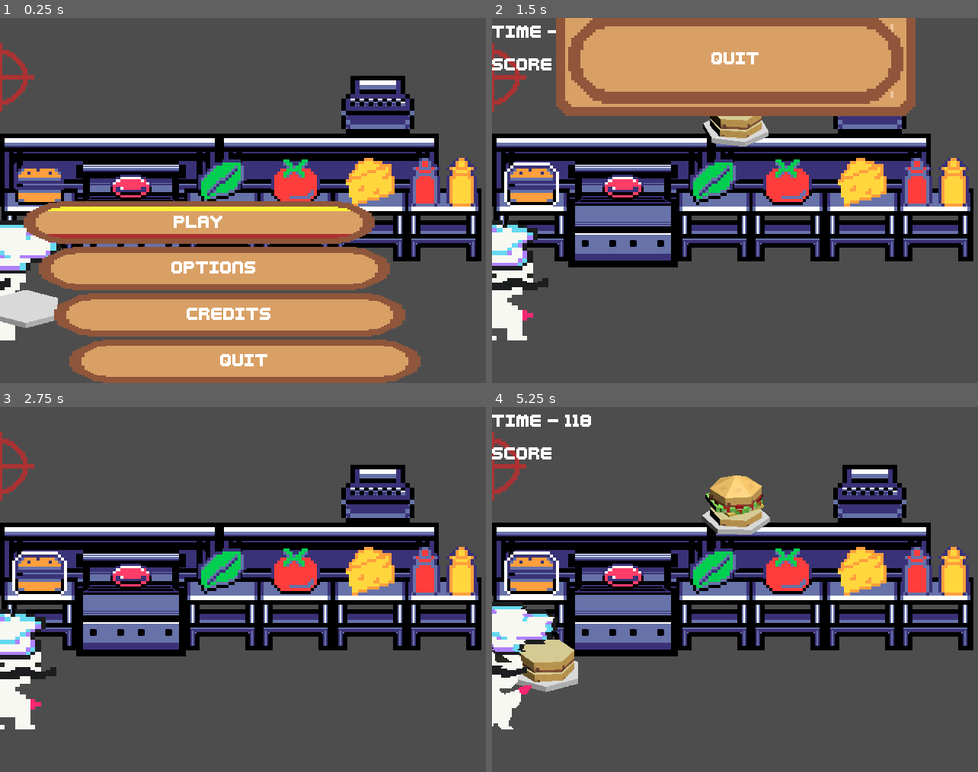
Above: before the commit, frames 1-4 (two rows, left to right).
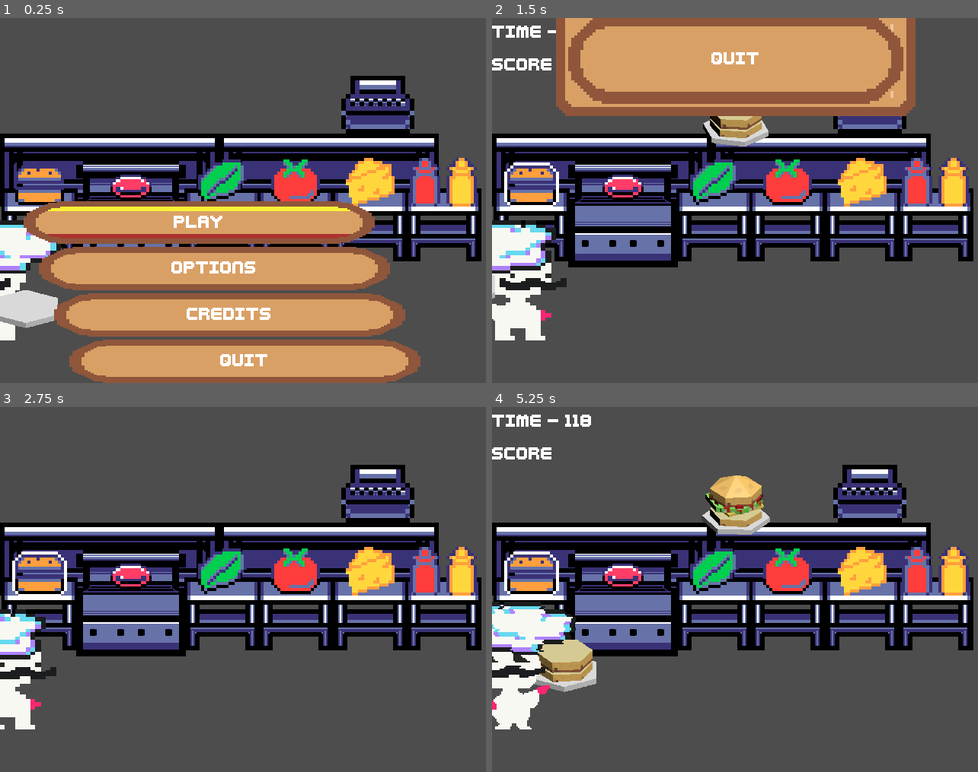
Above: after the commit, the same moments.

Repository: LettucePie/burgert
Game: Godot game, scene res://scenes/play.tscn
The game is run twice, just before and just after one commit, with the same random seed, the same clock (stepped at 60 frames per second) and the same inputs.
Inputs:
- Up to frame 1 (0.25 s): no input
- Up to frame 2 (1.5 s): click "Play" at 0.5 s; tap Enter (menu) at 1.25 s; hold Right (right) from 1.28 s (still down); tap Z (confirm) at 1.35 s
- Up to frame 3 (2.75 s): release Right (right) at 2.03 s; hold Down (down) from 2.03 s (still down); tap Z (confirm) at 2.1 s
- Up to frame 4 (5.25 s): release Down (down) at 2.78 s; hold Right (right) 2.78-3.5 s; tap C (special1) at 2.85 s; tap Z (confirm) at 3.05, 4.35, 5.1 s; click "Play" at 3.5 s; hold Up (up) 4.28-5.03 s; hold Left (left) from 5.03 s (still down)

The runs differ from the first frame. In frame 1, 0.4% of the frame differs, in the area x 0-8%, y 6-26%; in frame 2, 2.6%; in frame 3, 0.4%; in frame 4, 3.6%, in the area x 0-22%, y 6-89%.

Commit message:
added target system for submitting finished burger

Diff:
--- a/scenes/game/chef.gd
+++ b/scenes/game/chef.gd
@@ -27,6 +27,14 @@
 func _ready():
 	$burger_sprite.texture.viewport_path = "burger_portal"
 	anim_tree.set("parameters/conditions/idle_R", true)
+
+
+func reset_chef():
+	current_burger.refresh_plate()
+	self.position.x = 24
+	direction = "R"
+	anim_tree.set("parameters/conditions/idle_R", true)
+	submitting_burger = false
 
 
 func set_station(ws : Workstation):
@@ -81,25 +89,32 @@
 				print("Grabbing Ingredient: ", current_station.ingredient)
 				current_burger.add_ingredient(current_station.ingredient)
 	if Input.is_action_just_pressed("up"):
-		if current_burger.ingredients.size() >= order_size:
-			if submitting_burger:
-				print("Send Burger")
-				emit_signal("submit_burger")
-			else:
-				submitting_burger = true
-				print("Enter Throw Stance")
-				emit_signal("start_burger_submission")
-	if Input.is_action_just_pressed("down"):
-		if submitting_burger:
-			submitting_burger = false
-			print("Cancel Throw")
-			emit_signal("cancel_burger_submission")
+		if current_burger.ingredients.size() >= order_size \
+		and !submitting_burger:
+			submitting_burger = true
+			print("Enter Throw Stance")
+			emit_signal("start_burger_submission")
+
+
+func process_submission(delta):
+	if Input.is_action_just_pressed("up") \
+	or Input.is_action_just_pressed("confirm"):
+		print("Send Burger")
+		emit_signal("submit_burger")
+	if Input.is_action_just_pressed("down") \
+	or Input.is_action_just_pressed("cancel"):
+		submitting_burger = false
+		print("Cancel Throw")
+		emit_signal("cancel_burger_submission")
 
 
 func _physics_process(delta):
 	if active:
-		process_movement(delta)
-		process_actions(delta)
+		if !submitting_burger:
+			process_movement(delta)
+			process_actions(delta)
+		else:
+			process_submission(delta)
 
 
 func _on_area_2d_area_entered(area):
--- a/scenes/game/game.gd
+++ b/scenes/game/game.gd
@@ -6,6 +6,7 @@
 @export var kitchen : Node2D
 @export var hud : HUD
 @export var chef : Chef
+@export var submit : Submit
 #@export var chef_scene : PackedScene
 var game_started : bool = false
 
@@ -36,7 +37,8 @@
 
 func start_game():
 	game_started = true
-	chef.current_burger.refresh_plate()
+	chef.reset_chef()
+	submit.set_playing(false)
 	hud.show()
 	$game_timer.start(120)
 	hud.set_timer($game_timer)
@@ -91,3 +93,15 @@
 	build.append("Bun Top")
 
 	return build
+
+
+func _on_chef_start_burger_submission():
+	submit.set_playing(true)
+
+
+func _on_chef_cancel_burger_submission():
+	submit.set_playing(false)
+
+
+func _on_chef_submit_burger():
+	pass # Replace with function body.
--- a/scenes/game/game.tscn
+++ b/scenes/game/game.tscn
@@ -8,17 +8,19 @@
 [ext_resource type="PackedScene" uid="uid://b3715nb5f0qc3" path="res://scenes/ui/hud.tscn" id="3_wdtco"]
 [ext_resource type="Texture2D" uid="uid://cs2gjbmi4f3jj" path="res://assets/sprites/ui/dot.png" id="4_qu4ek"]
 
-[node name="Game" type="Node" node_paths=PackedStringArray("kitchen", "hud", "chef")]
+[node name="Game" type="Node" node_paths=PackedStringArray("kitchen", "hud", "chef", "submit")]
 process_mode = 1
 script = ExtResource("1_ebpk4")
 kitchen = NodePath("kitchen_a")
 hud = NodePath("hud")
 chef = NodePath("chef")
+submit = NodePath("submit")
 
 [node name="kitchen_a" parent="." instance=ExtResource("1_xsld7")]
 z_index = -1
 
 [node name="submit" type="Node2D" parent="."]
+z_index = 1
 texture_filter = 1
 script = ExtResource("3_8i30r")
 
@@ -41,3 +43,7 @@
 
 [node name="game_timer" type="Timer" parent="."]
 wait_time = 120.0
+
+[connection signal="cancel_burger_submission" from="chef" to="." method="_on_chef_cancel_burger_submission"]
+[connection signal="start_burger_submission" from="chef" to="." method="_on_chef_start_burger_submission"]
+[connection signal="submit_burger" from="chef" to="." method="_on_chef_submit_burger"]
--- a/scenes/game/submit.gd
+++ b/scenes/game/submit.gd
@@ -1,2 +1,35 @@
 extends Node2D
 class_name Submit
+
+const SPEED = 700
+@export var x_min : float = 10
+@export var x_max : float = 630
+@onready var target : Node2D = $crosshair
+
+
+var playing : bool = false
+var travel : int = 1
+
+
+func _ready():
+	self.hide()
+
+
+func _physics_process(delta):
+	if playing:
+		var new_pos = target.position.x
+		new_pos += (SPEED * delta) * travel
+		new_pos = clamp(new_pos, x_min, x_max)
+		target.position.x = new_pos
+		if new_pos >= x_max:
+			travel = -1
+		elif new_pos <= x_min:
+			travel = 1
+
+
+func set_playing(tf : bool):
+	playing = tf
+	visible = tf
+	if tf:
+		target.position.x = x_min
+		travel = 1
